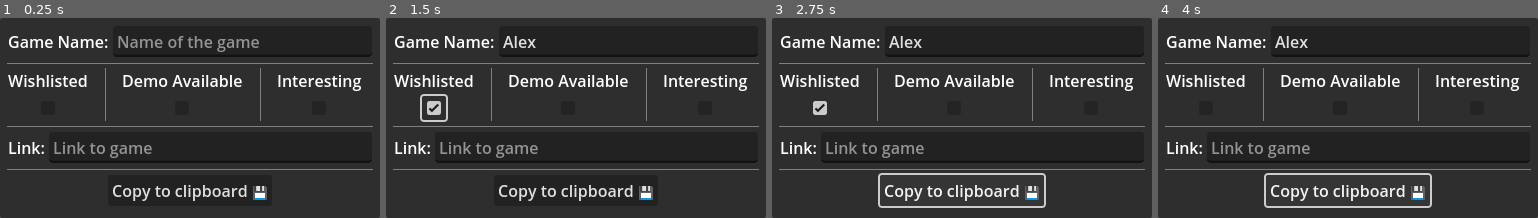
Above: before the commit, frames 1-4 (left to right).
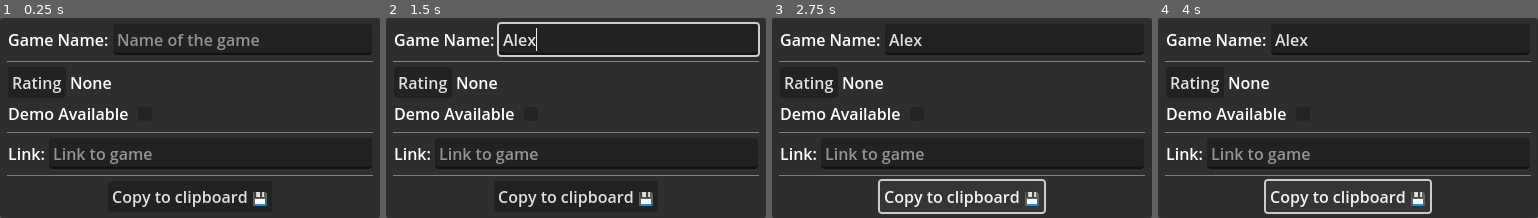
Above: after the commit, the same moments.

Repository: Gelissean/game_clipboarder
Game: Godot game, scene res://main_window.tscn
The game is run twice, just before and just after one commit, with the same random seed, the same clock (stepped at 60 frames per second) and the same inputs.
Inputs (mouse positions are in pixels of both pictures, inside the frame that each line leads up to):
- Up to frame 1 (0.25 s): no input
- Up to frame 2 (1.5 s): click (629, 42) at 0.52 s; type "Alex" at 0.6 s; click (435, 108) at 1.27 s
- Up to frame 3 (2.75 s): click "Copy to clipboard 💾" at 2 s
- Up to frame 4 (4 s): click (1207, 108) at 2.77 s; click "Copy to clipboard 💾" at 3.5 s

The runs differ from the first frame. In frame 1, 13% of the frame differs, in the area x 1-99%, y 8-95%; in frame 2, 14%; in frame 3, 14%, in the area x 1-99%, y 8-98%; in frame 4, 14%.

Commit message:
changed rating logic

Diff:
--- a/main_window.gd
+++ b/main_window.gd
@@ -3,6 +3,7 @@
 var wishlist_text = ":foxwow:"
 var demo_text = ":fox+1:"
 var interesting_text = ":foxhmmm:"
+var garbage_text = ":trash:"
 
 # Called when the node enters the scene tree for the first time.
 func _ready():
@@ -22,11 +23,27 @@
 		return
 	var string_lines = []
 	string_lines.append("**"+$Panel/MarginContainer/VBoxContainer/Name/LineEdit.text+"**")
-	if $Panel/MarginContainer/VBoxContainer/Tags/Wishlisted/CheckBox.button_pressed:
-		string_lines.append("Wishlisted: "+ wishlist_text)
-	if $Panel/MarginContainer/VBoxContainer/Tags/DemoAvailable/CheckBox.button_pressed:
+	var new_element = get_rating()
+	if new_element != null:
+		string_lines.append(new_element)
+	if $Panel/MarginContainer/VBoxContainer/DemoAvailable/CheckBox.button_pressed:
 		string_lines.append("Demo Available: "+ demo_text)
-	if $Panel/MarginContainer/VBoxContainer/Tags/Interesting/CheckBox.button_pressed:
-		string_lines.append("Interesting: " + interesting_text)
 	string_lines.append($Panel/MarginContainer/VBoxContainer/Link/LineEdit.text)
 	DisplayServer.clipboard_set('\n'.join(string_lines))
+
+func get_rating():
+	var menu :Label = $Panel/MarginContainer/VBoxContainer/RatingPanel/Label
+	var text = menu.text
+	print(text)
+	var rating = null
+	if text ==  "Garbage":
+		rating = "Rating: " + text + " "+ garbage_text
+	elif text == "Wishlisted":
+		rating =  "Rating: " + text + " "+ wishlist_text
+	elif text == "Interesting":
+		rating =  "Rating: " + text + " "+ interesting_text
+	return rating
+
+func _on_rating_id_pressed(id):
+	var menu = $Panel/MarginContainer/VBoxContainer/RatingPanel/MenuBar/Rating
+	$Panel/MarginContainer/VBoxContainer/RatingPanel/Label.text = menu.get_item_text(id)
--- a/main_window.tscn
+++ b/main_window.tscn
@@ -4,9 +4,11 @@
 
 [node name="MainWindow" type="Control"]
 layout_mode = 3
-anchors_preset = 0
-offset_right = 380.0
-offset_bottom = 200.0
+anchors_preset = 15
+anchor_right = 1.0
+anchor_bottom = 1.0
+grow_horizontal = 2
+grow_vertical = 2
 size_flags_horizontal = 3
 size_flags_vertical = 3
 script = ExtResource("1_5ohfe")
@@ -50,48 +52,38 @@
 [node name="HSeparator2" type="HSeparator" parent="Panel/MarginContainer/VBoxContainer"]
 layout_mode = 2
 
-[node name="Tags" type="HBoxContainer" parent="Panel/MarginContainer/VBoxContainer"]
-layout_mode = 2
-theme_override_constants/separation = 15
-
-[node name="Wishlisted" type="VBoxContainer" parent="Panel/MarginContainer/VBoxContainer/Tags"]
+[node name="RatingPanel" type="HBoxContainer" parent="Panel/MarginContainer/VBoxContainer"]
 layout_mode = 2
 
-[node name="Label" type="Label" parent="Panel/MarginContainer/VBoxContainer/Tags/Wishlisted"]
+[node name="MenuBar" type="MenuBar" parent="Panel/MarginContainer/VBoxContainer/RatingPanel"]
 layout_mode = 2
-text = "Wishlisted"
 
-[node name="CheckBox" type="CheckBox" parent="Panel/MarginContainer/VBoxContainer/Tags/Wishlisted"]
+[node name="Rating" type="PopupMenu" parent="Panel/MarginContainer/VBoxContainer/RatingPanel/MenuBar"]
+size = Vector2i(113, 116)
+item_count = 4
+item_0/text = "Wishlisted"
+item_0/id = 0
+item_1/text = "Interesting"
+item_1/id = 1
+item_2/text = "None"
+item_2/id = 2
+item_3/text = "Garbage"
+item_3/id = 3
+
+[node name="Label" type="Label" parent="Panel/MarginContainer/VBoxContainer/RatingPanel"]
 layout_mode = 2
 size_flags_horizontal = 4
+text = "None"
 
-[node name="VSeparator" type="VSeparator" parent="Panel/MarginContainer/VBoxContainer/Tags"]
+[node name="DemoAvailable" type="HBoxContainer" parent="Panel/MarginContainer/VBoxContainer"]
 layout_mode = 2
 
-[node name="DemoAvailable" type="VBoxContainer" parent="Panel/MarginContainer/VBoxContainer/Tags"]
-layout_mode = 2
-
-[node name="Label" type="Label" parent="Panel/MarginContainer/VBoxContainer/Tags/DemoAvailable"]
+[node name="Label" type="Label" parent="Panel/MarginContainer/VBoxContainer/DemoAvailable"]
 layout_mode = 2
 size_flags_horizontal = 4
 text = "Demo Available"
 
-[node name="CheckBox" type="CheckBox" parent="Panel/MarginContainer/VBoxContainer/Tags/DemoAvailable"]
-layout_mode = 2
-size_flags_horizontal = 4
-
-[node name="VSeparator2" type="VSeparator" parent="Panel/MarginContainer/VBoxContainer/Tags"]
-layout_mode = 2
-
-[node name="Interesting" type="VBoxContainer" parent="Panel/MarginContainer/VBoxContainer/Tags"]
-layout_mode = 2
-
-[node name="Label" type="Label" parent="Panel/MarginContainer/VBoxContainer/Tags/Interesting"]
-layout_mode = 2
-size_flags_horizontal = 4
-text = "Interesting"
-
-[node name="CheckBox" type="CheckBox" parent="Panel/MarginContainer/VBoxContainer/Tags/Interesting"]
+[node name="CheckBox" type="CheckBox" parent="Panel/MarginContainer/VBoxContainer/DemoAvailable"]
 layout_mode = 2
 size_flags_horizontal = 4
 
@@ -118,4 +110,5 @@
 size_flags_horizontal = 4
 text = "Copy to clipboard 💾"
 
+[connection signal="id_pressed" from="Panel/MarginContainer/VBoxContainer/RatingPanel/MenuBar/Rating" to="." method="_on_rating_id_pressed"]
 [connection signal="pressed" from="Panel/MarginContainer/VBoxContainer/CopyToClipboard" to="." method="_on_copy_to_clipboard_pressed"]
